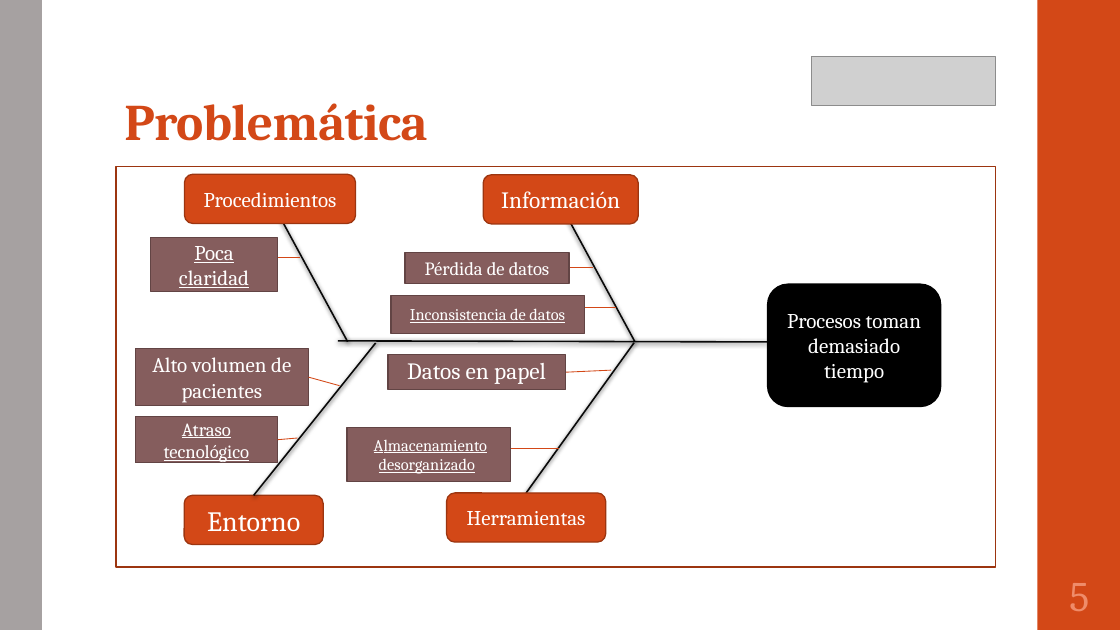
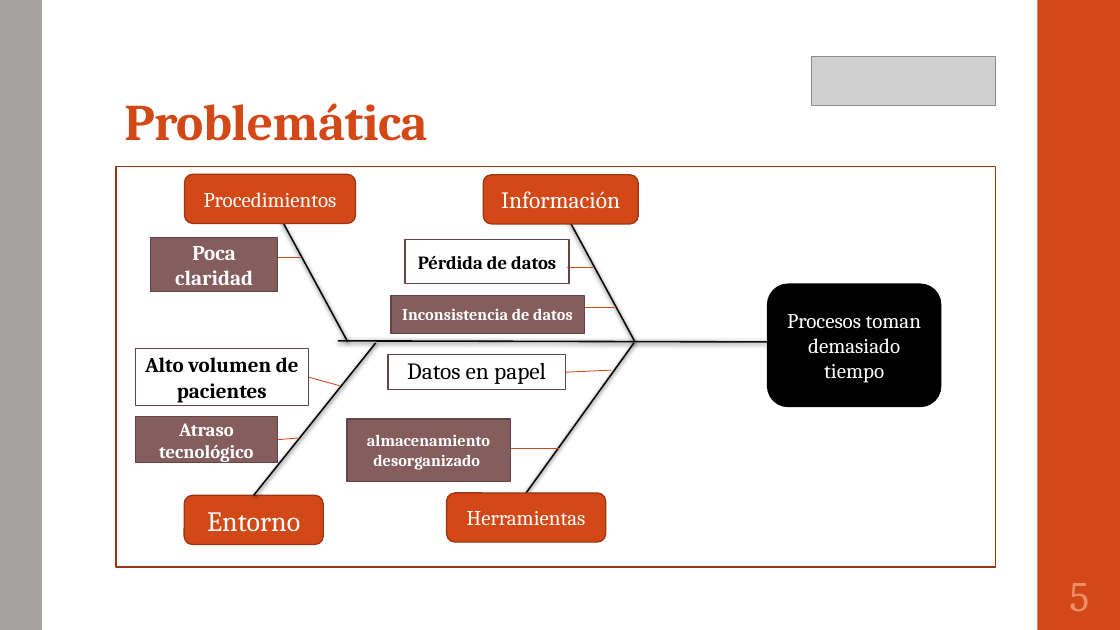
Before and after one commit to portafolio2016/hipocrates, a slide deck: slide 6 of docs/plan-de-proyecto/presentacion_caso.pptx. Drawn at 1120x630 pixels with LibreOffice and Linux fonts; fonts in the diff are those of the drawing; grey boxes stand for pictures. Boxes give left, top, right and bottom in pixels: in the first picture for what was removed or moved away, otherwise in the second. Text is boxed around its words. In the diff, an @@ line names an element or a change of style, - is before the commit and + after.

Commit message:
Fix Ishikawa
Se arregló el Diagrama de ishikawa en la presentación de caso (Word y PPT)

```diff
--- a/docs/plan-de-proyecto/presentacion_caso.pptx
+++ b/docs/plan-de-proyecto/presentacion_caso.pptx
@@ rectangle "Pérdida de datos" at <box>405,239,569,284</box>: text colour #FFFFFF to #000000, bold on; fill #855D5D to none @@
@@ rectangle "Pérdida de datos": place and size @@
-rectangle "Pérdida de datos" at <box>405,252,569,284</box>
+rectangle "Pérdida de datos" at <box>405,239,569,284</box>
@@ bold on, underline off in 3 elements at <box>135,417,277,463</box>, <box>150,238,277,292</box>, <box>391,295,584,334</box> @@
@@ rectangle "Alto volumen de pacientes" at <box>135,349,308,406</box>: text colour #FFFFFF to #000000, bold on; fill #855D5D to none @@
@@ rectangle "Datos en papel" at <box>388,355,565,390</box>: text colour #FFFFFF to #000000; fill #855D5D to none @@
@@ rectangle "almacenamiento desorganizado": place and size @@
-rectangle "almacenamiento desorganizado" at <box>347,428,510,481</box>
+rectangle "almacenamiento desorganizado" at <box>347,419,510,481</box>
@@ text in rectangle at <box>367,434,490,470</box>: text changed; bold on @@
-Almacenamiento desorganizado
+almacenamiento desorganizado
```
Also in this commit, not shown: 1 other file.
